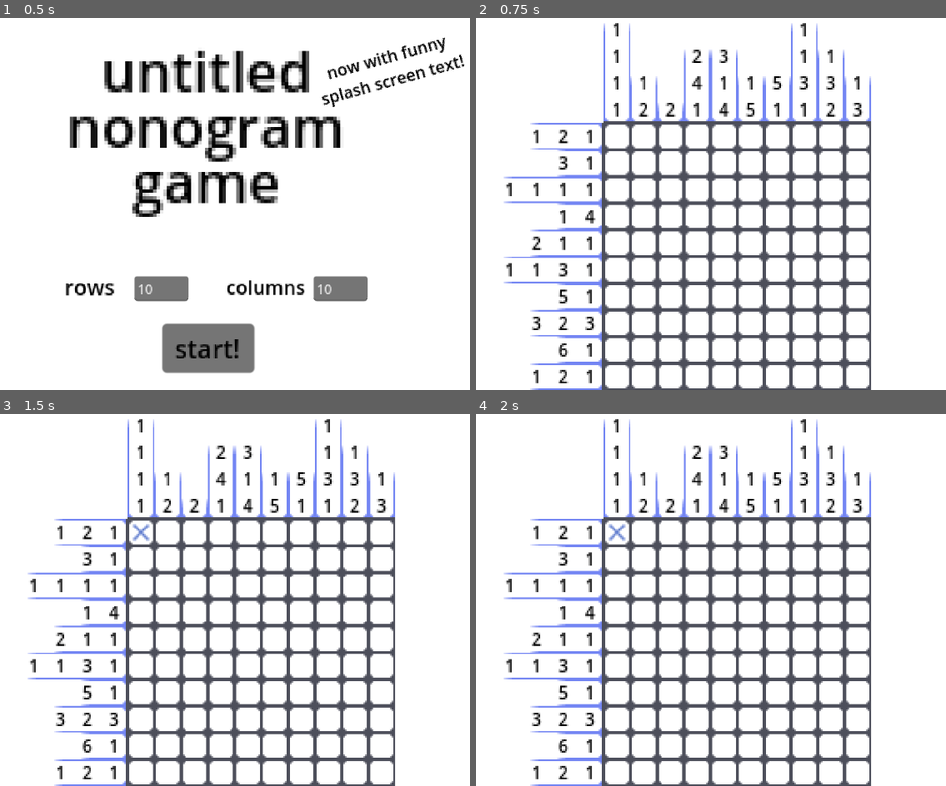
Above: before the commit, frames 1-4 (two rows, left to right).
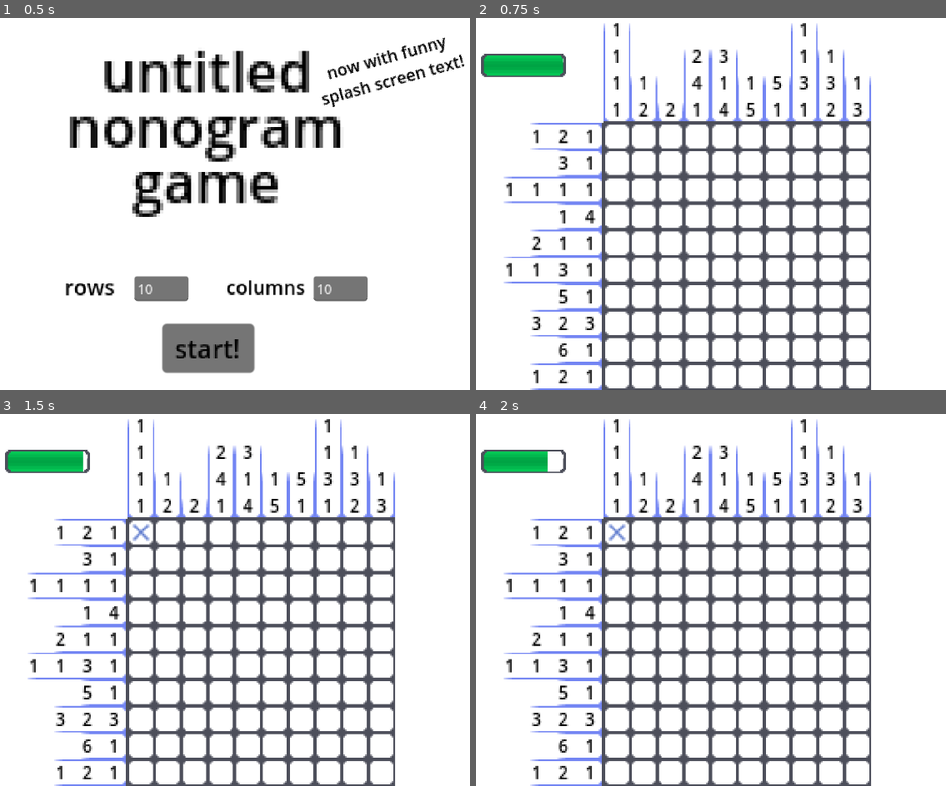
Above: after the commit, the same moments.

Repository: madibye/untitled-nonogram-game
Game: Godot game, scene res://scene/game.tscn
The game is run twice, just before and just after one commit, with the same random seed, the same clock (stepped at 60 frames per second) and the same inputs.
Inputs (mouse positions are in pixels of both pictures, inside the frame that each line leads up to):
- Up to frame 1 (0.5 s): no input
- Up to frame 2 (0.75 s): click "start!" at 0.5 s
- Up to frame 3 (1.5 s): click (141, 533) at 1.25 s
- Up to frame 4 (2 s): no input

Frame 1 is identical in both runs. In frame 2, 1.1% of the frame differs, in the area x 1-20%, y 9-16%; in frame 3, 1.1%; in frame 4, 1.0%.

Commit message:
board: add preliminary death screen

Diff:
--- a/scene/board.tscn
+++ b/scene/board.tscn
@@ -1,6 +1,7 @@
-[gd_scene load_steps=2 format=3 uid="uid://6op08w2o28vd"]
+[gd_scene load_steps=3 format=3 uid="uid://6op08w2o28vd"]
 
 [ext_resource type="Script" path="res://script/board/board.gd" id="1_8xjcm"]
+[ext_resource type="PackedScene" uid="uid://bbn4dirq8o3ma" path="res://scene/health_bar.tscn" id="2_ecdxh"]
 
 [node name="Board" type="Control"]
 layout_mode = 3
@@ -14,3 +15,11 @@
 script = ExtResource("1_8xjcm")
 rows = 10
 columns = 10
+
+[node name="HealthBar" parent="." instance=ExtResource("2_ecdxh")]
+z_index = 3
+offset_left = -351.0
+offset_top = -259.0
+offset_right = -351.0
+offset_bottom = -259.0
+scale = Vector2(2.5, 2.5)
--- /dev/null
+++ b/scene/finish.tscn
@@ -0,0 +1,57 @@
+[gd_scene load_steps=2 format=3 uid="uid://djlghbhx002br"]
+
+[ext_resource type="Script" path="res://script/board/finish.gd" id="1_8yhy0"]
+
+[node name="Finish" type="Control"]
+modulate = Color(0, 0, 0, 0)
+layout_mode = 3
+anchors_preset = 8
+anchor_left = 0.5
+anchor_top = 0.5
+anchor_right = 0.5
+anchor_bottom = 0.5
+grow_horizontal = 2
+grow_vertical = 2
+script = ExtResource("1_8yhy0")
+
+[node name="PanelContainer" type="PanelContainer" parent="."]
+layout_mode = 1
+anchors_preset = 8
+anchor_left = 0.5
+anchor_top = 0.5
+anchor_right = 0.5
+anchor_bottom = 0.5
+offset_left = -70.0
+offset_top = -45.0
+offset_right = 70.0
+offset_bottom = 45.0
+grow_horizontal = 2
+grow_vertical = 2
+scale = Vector2(1.435, 1.435)
+pivot_offset = Vector2(70, 50)
+
+[node name="RichTextLabel" type="RichTextLabel" parent="PanelContainer"]
+layout_mode = 2
+theme_override_colors/default_color = Color(0, 0, 0, 1)
+bbcode_enabled = true
+text = "[center]you died lmao[/center]"
+scroll_active = false
+
+[node name="Button" type="Button" parent="."]
+layout_mode = 1
+anchors_preset = 8
+anchor_left = 0.5
+anchor_top = 0.5
+anchor_right = 0.5
+anchor_bottom = 0.5
+offset_left = -71.0
+offset_top = 4.0
+offset_right = 28.0
+offset_bottom = 35.0
+grow_horizontal = 2
+grow_vertical = 2
+scale = Vector2(1.435, 1.435)
+theme_override_colors/font_color = Color(0, 0, 0, 1)
+text = "back 2 start"
+
+[connection signal="pressed" from="Button" to="." method="_on_button_pressed"]
--- /dev/null
+++ b/scene/health_bar.tres
@@ -0,0 +1,8 @@
+[gd_resource type="AtlasTexture" load_steps=2 format=3 uid="uid://543bdf5uspoa"]
+
+[ext_resource type="Texture2D" uid="uid://hxe2r87r66tv" path="res://tex/health_bar.png" id="1_tpjk2"]
+
+[resource]
+resource_local_to_scene = true
+atlas = ExtResource("1_tpjk2")
+region = Rect2(0, 0, 4, 16)
--- /dev/null
+++ b/scene/health_bar.tscn
@@ -0,0 +1,51 @@
+[gd_scene load_steps=7 format=3 uid="uid://bbn4dirq8o3ma"]
+
+[ext_resource type="Texture2D" uid="uid://hxe2r87r66tv" path="res://tex/health_bar.png" id="1_4fe03"]
+[ext_resource type="Script" path="res://script/board/health_bar.gd" id="1_rpicm"]
+
+[sub_resource type="AtlasTexture" id="AtlasTexture_abj5n"]
+resource_local_to_scene = true
+atlas = ExtResource("1_4fe03")
+region = Rect2(0, 0, 4, 16)
+
+[sub_resource type="AtlasTexture" id="AtlasTexture_au5p3"]
+resource_local_to_scene = true
+atlas = ExtResource("1_4fe03")
+region = Rect2(0, 0, 4, 16)
+
+[sub_resource type="AtlasTexture" id="AtlasTexture_0bi11"]
+resource_local_to_scene = true
+atlas = ExtResource("1_4fe03")
+region = Rect2(4, 0, 1, 16)
+
+[sub_resource type="AtlasTexture" id="AtlasTexture_wmrha"]
+resource_local_to_scene = true
+atlas = ExtResource("1_4fe03")
+region = Rect2(5, 0, 1, 16)
+
+[node name="HealthBar" type="Control"]
+layout_mode = 3
+anchors_preset = 0
+offset_right = 1.0
+script = ExtResource("1_rpicm")
+
+[node name="HealthBarLeftEdge" type="Sprite2D" parent="."]
+position = Vector2(2, 8.00001)
+texture = SubResource("AtlasTexture_abj5n")
+
+[node name="HealthBarRightEdge" type="Sprite2D" parent="."]
+position = Vector2(57, 8.00001)
+rotation = -3.14159
+texture = SubResource("AtlasTexture_au5p3")
+
+[node name="HealthBarInner" type="Sprite2D" parent="."]
+position = Vector2(29.5, 8.00001)
+scale = Vector2(51, 1)
+texture = SubResource("AtlasTexture_0bi11")
+
+[node name="HealthBarHPValue" type="Sprite2D" parent="."]
+z_index = -1
+position = Vector2(2, 1.19209e-07)
+scale = Vector2(55, 1)
+texture = SubResource("AtlasTexture_wmrha")
+centered = false
--- a/script/board/board.gd
+++ b/script/board/board.gd
@@ -5,11 +5,13 @@
 @export var rows: int
 @export var columns: int
 @onready var grid: Grid
+@onready var health_bar: HealthBar = $HealthBar
 
 func _ready():
 	grid = Grid.new_grid(rows, columns)
 	add_child(grid)
 	Signals.size_changed.connect(_on_size_changed)
+	Signals.damage_taken.connect(_on_damage_taken)
 
 func _process(_delta):
 	var new_size = get_viewport_rect().size
@@ -21,6 +23,16 @@
 	var ratio = new_size / grid.get_rect().size
 	grid.scale = grid.scale * Vector2([ratio.x, ratio.y].min(), [ratio.x, ratio.y].min())
 
+func _on_damage_taken(amt: int):
+	health_bar.update_hp(health_bar.hp - amt)
+	if health_bar.hp == 0:
+		Signals.finished.emit()
+		var finish = Resources.finish_scene.instantiate() as FinishScreen
+		finish.set_label_text("[center]you died lmao[/center]")
+		add_child(finish)
+		await get_tree().process_frame
+		get_tree().create_tween().tween_property(finish, "modulate", Color("ffffffff"), 0.6)
+
 static func new_board(rows: int, columns: int) -> Board:
 	var board: Board = Resources.board_scene.instantiate()
 	board.rows = rows
--- /dev/null
+++ b/script/board/finish.gd
@@ -0,0 +1,9 @@
+class_name FinishScreen
+extends Control
+
+func set_label_text(text: String):
+	$PanelContainer/RichTextLabel.text = text
+
+func _on_button_pressed():
+	var game: Game = get_tree().current_scene
+	game.change_scene(TitleScreen.new_title_screen())
--- a/script/board/grid.gd
+++ b/script/board/grid.gd
@@ -14,6 +14,11 @@
 
 func _ready():
 	pivot_offset = get_rect().size / 2
+	Signals.finished.connect(_on_finish)
+
+func _on_finish() -> void:
+	get_tree().create_tween().tween_property(self, "modulate", Color("ffffff6b"), 0.6) \
+		.set_ease(Tween.EASE_IN_OUT).set_trans(Tween.TRANS_QUAD)
 
 func populate_squares(r, c):
 	set_grid_size(r, c)
--- /dev/null
+++ b/script/board/health_bar.gd
@@ -0,0 +1,20 @@
+class_name HealthBar
+extends Control
+
+@export var max_hp: int = 5
+@export var hp: int = 5
+@onready var hp_value_100_scale: float
+
+func _ready():
+	hp_value_100_scale = $HealthBarHPValue.scale.x
+	Signals.finished.connect(_on_finish)
+
+func update_hp(new_hp: int) -> void:
+	hp = new_hp
+	get_tree().create_tween().tween_property(
+		$HealthBarHPValue, "scale", Vector2(hp_value_100_scale * (float(hp)/float(max_hp)), 1), 0.6
+	).set_ease(Tween.EASE_IN_OUT).set_trans(Tween.TRANS_QUAD)
+
+func _on_finish() -> void:
+	get_tree().create_tween().tween_property(self, "modulate", Color("ffffff6b"), 0.6) \
+		.set_ease(Tween.EASE_IN_OUT).set_trans(Tween.TRANS_QUAD)
--- a/script/board/square.gd
+++ b/script/board/square.gd
@@ -9,12 +9,16 @@
 var is_filled = bool(randi() % 2)
 @onready var revealed = false
 @onready var sq_state = SS.NORMAL
+var clickable = true
 
 func _init():
 	texture_normal = Resources.sq_tex.duplicate() as SquareTexture
 
+func _ready():
+	Signals.finished.connect(func(): clickable = false)
+
 func _on_gui_input(event: InputEvent):
-	if (not event is InputEventMouseButton) or (not event.pressed): return
+	if (not event is InputEventMouseButton) or (not event.pressed) or (not clickable) or (revealed): return
 	if event.button_index == 1: return reveal()
 	var mark = {2: SS.X_MARKED, 8: SS.O_MARKED, 9: SS.O_MARKED}.get(event.button_index, SS.NORMAL)
 	return toggle_mark(mark)
@@ -22,7 +26,7 @@
 func reveal():
 	revealed = true
 	if not is_filled:
-		# code for you losing a life whenever i actually implement that...
+		Signals.damage_taken.emit(1)
 		return set_sq_state(SS.REVEALED_X)
 	return set_sq_state(SS.REVEALED)
 
--- a/script/game.gd
+++ b/script/game.gd
@@ -5,7 +5,7 @@
 var current_scene
 
 func _ready():
-	change_scene(Resources.title_scene.instantiate())
+	change_scene(TitleScreen.new_title_screen())
 
 func change_scene(scene):
 	if current_scene: remove_child(current_scene)
--- a/script/global/resources.gd
+++ b/script/global/resources.gd
@@ -6,3 +6,4 @@
 var board_scene: PackedScene = preload("res://scene/board.tscn")
 var grid_scene: PackedScene = preload("res://scene/grid.tscn")
 var title_scene: PackedScene = preload("res://scene/title.tscn")
+var finish_scene: PackedScene = preload("res://scene/finish.tscn")
--- a/script/global/signals.gd
+++ b/script/global/signals.gd
@@ -1,3 +1,5 @@
 extends Node2D
 
 signal size_changed
+signal damage_taken
+signal finished
--- a/script/title/title.gd
+++ b/script/title/title.gd
@@ -6,6 +6,8 @@
 @onready var row_sb: SpinBox = $RowSpinBox
 @onready var col_sb: SpinBox = $ColSpinBox
 
+static func new_title_screen() -> TitleScreen:
+	return Resources.title_scene.instantiate() as TitleScreen
 
 func _ready():
 	var tween = get_tree().create_tween()
Binary file added: tex/health_bar.png
Not shown, added: tex/health_bar.png.import
Not shown, added: scene/fin2E33.tmp
Not shown, added: scene/fin42DC.tmp
Not shown, added: scene/fin8D1.tmp
Not shown, changed: untitled-nonogram-game.exe
